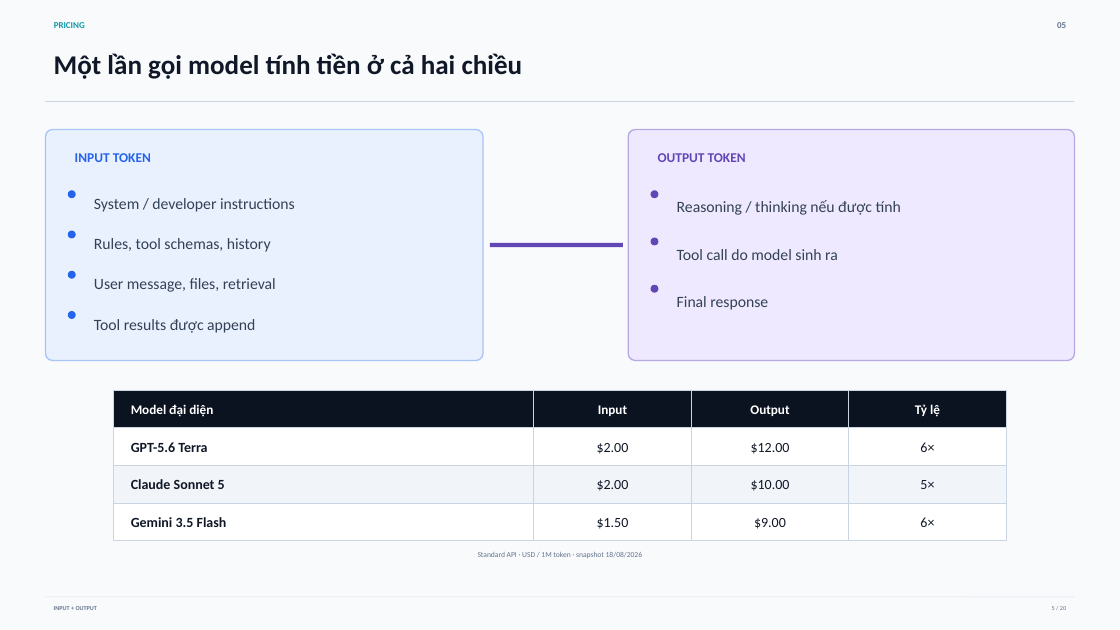
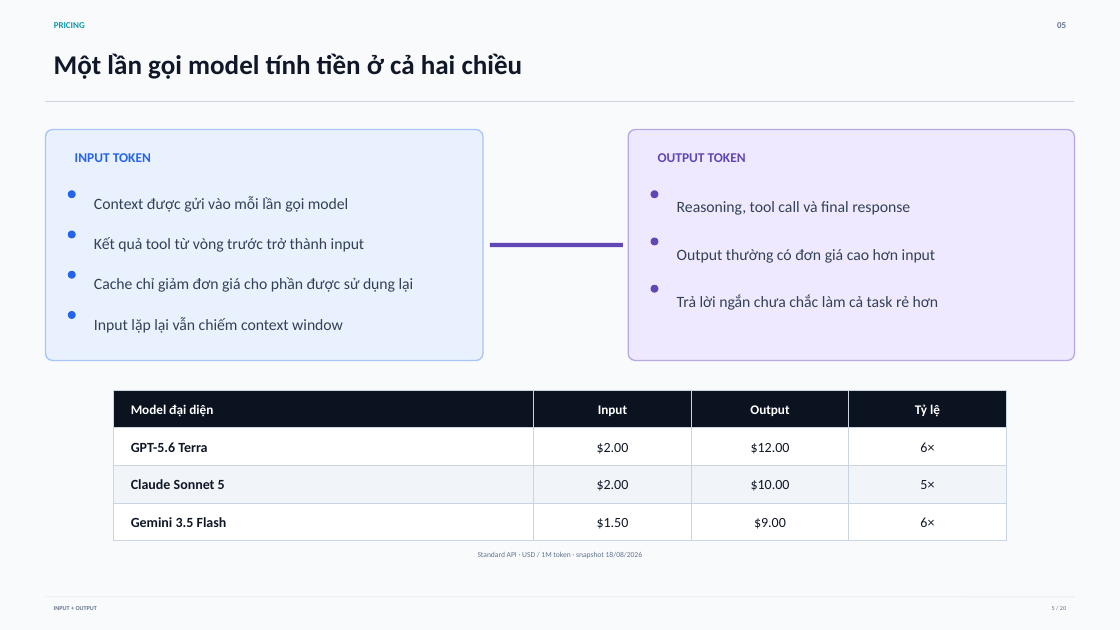
Before and after one commit to dungnm02/token-optimizer, a slide deck: slide 5 of slides/token-optimizer-reworked-deck.pptx. Drawn at 1120x630 pixels with LibreOffice and Linux fonts; fonts in the diff are those of the drawing. Boxes give left, top, right and bottom in pixels: in the first picture for what was removed or moved away, otherwise in the second. Text is boxed around its words. In the diff, an @@ line names an element or a change of style, - is before the commit and + after.

```diff
--- a/slides/token-optimizer-reworked-deck.pptx
+++ b/slides/token-optimizer-reworked-deck.pptx
@@ text at (94, 196, 348, 212): text changed @@
-System / developer instructions
+Context được gửi vào mỗi lần gọi model
@@ text at (677, 201, 910, 215): text changed @@
-Reasoning / thinking nếu được tính
+Reasoning, tool call và final response
@@ text at (94, 237, 365, 252): text changed @@
-Rules, tool schemas, history
+Kết quả tool từ vòng trước trở thành input
@@ text at (677, 249, 936, 263): text changed @@
-Tool call do model sinh ra
+Output thường có đơn giá cao hơn input
@@ text at (94, 277, 414, 292): text changed @@
-User message, files, retrieval
+Cache chỉ giảm đơn giá cho phần được sử dụng lại
@@ text at (677, 294, 939, 310): text changed @@
-Final response
+Trả lời ngắn chưa chắc làm cả task rẻ hơn
@@ text at (94, 317, 343, 333): text changed @@
-Tool results được append
+Input lặp lại vẫn chiếm context window
```
Also in this commit, not shown: 3 other slides changed, 1 other file.
